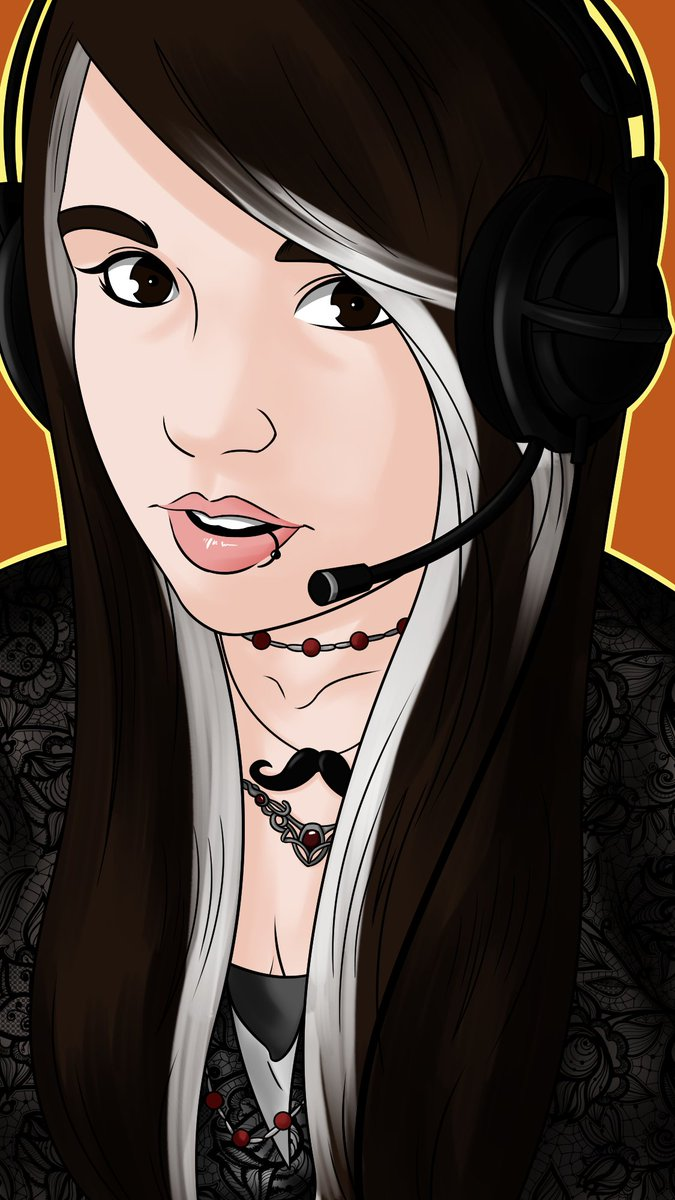
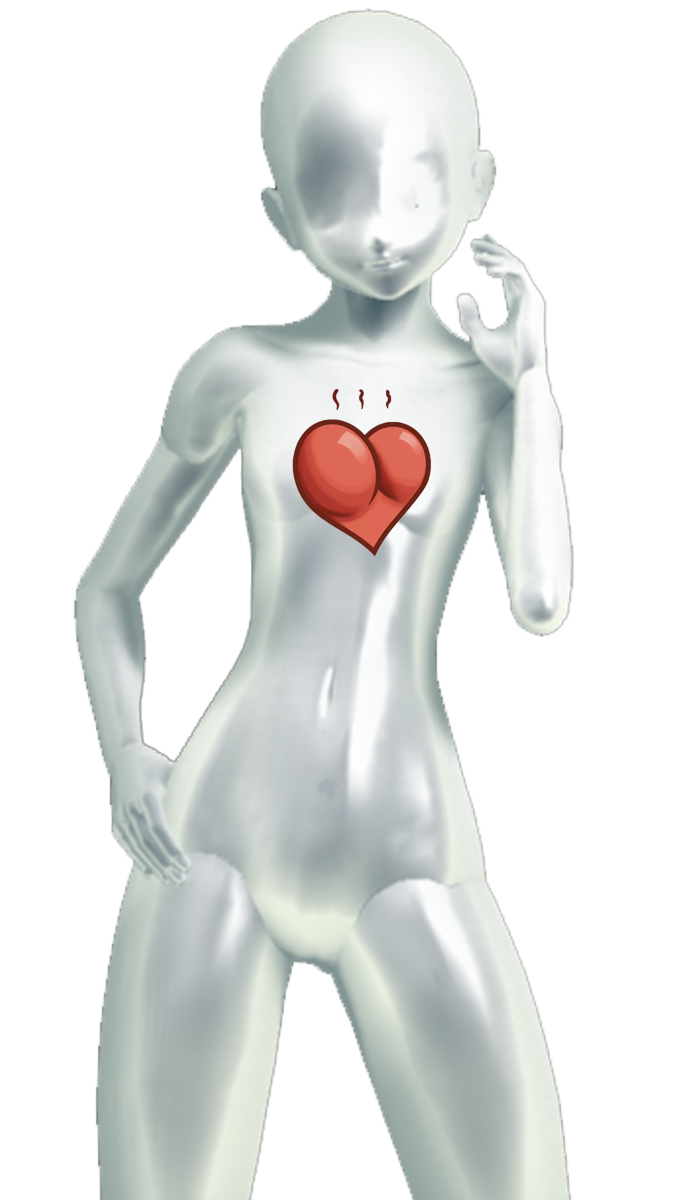
Comparing the layer stacks of the two w=675, h=1200 images. Changes:
added layer "Layer 4" above "Layer 3" over [281,379,442,564]
added layer "Layer 2" above "Layer 1" over [73,8,574,1200]
painted on "Layer 1" over [0,0,675,1200]
hid "Background" over [0,0,675,1200]
